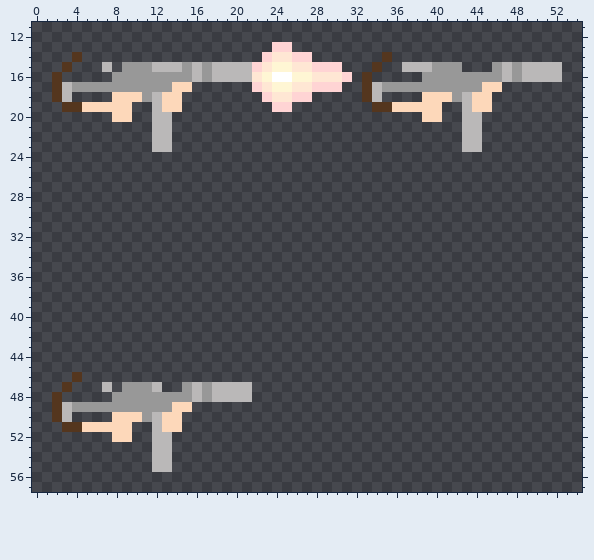
File history of a pixel-art sprite, LeMinorMinersGroupProject/Assets/Sprites/PlayerSprites/Gun/K7CarbineFire.png. That is the earlier state.
The file is 64x64 pixels. Shown: x 0..54, y 11..57.
The same view after the edit:
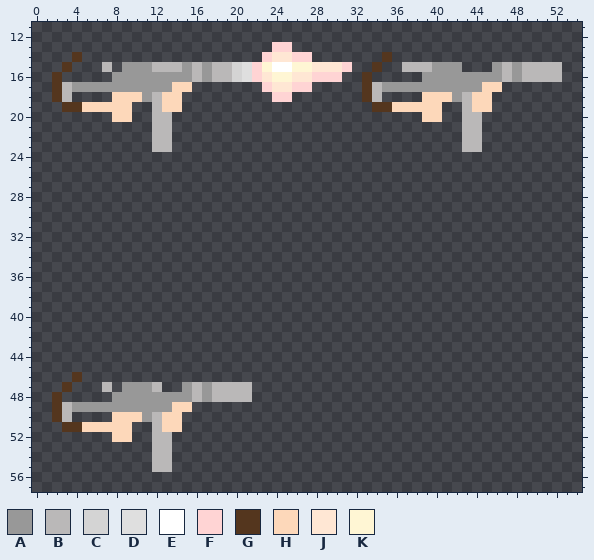
Palette (. is transparent): A #989898  B #bab8b8  C #d4d4d4  D #dfdfdf  E #ffffff  F #ffd4d4  G #54361e  H #fdd8ba  J #ffe7d4  K #fff6d4
The author wrote: fixing automatic fire and gun animation transitions
Changes in this commit:
y 15: x 20..21 BB -> CD; x 23..31 JKKJJFFF. -> KEEKKJJJF
y 16: x 20..31 BBJKEEKKJJJF -> CDFJKKJJFFF.
y 17: x 22..30 FJKKJJFFF -> .FJJFF...
y 18: x 23..27 FJJFF -> .FF..
y 19: x 24..25 FF -> ..
